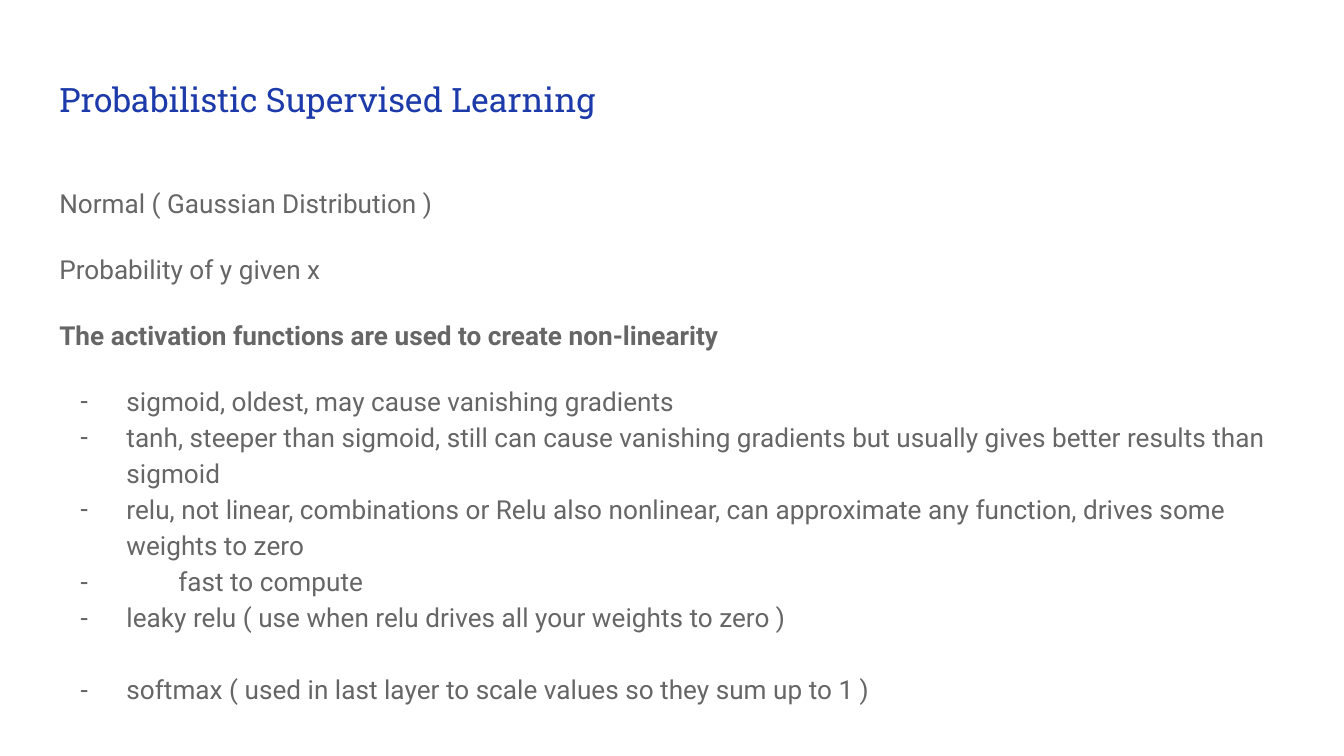
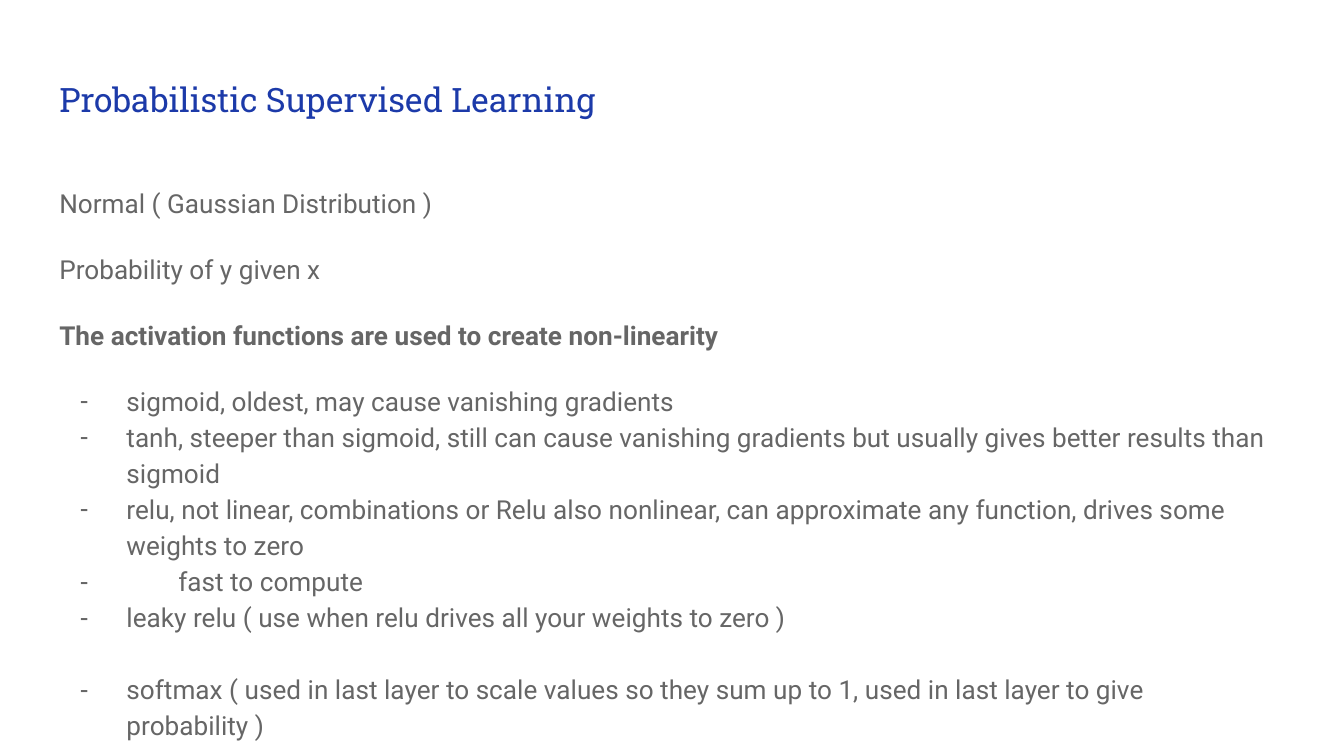
Before and after one commit to timestocome/DeepLearning-Talks, a slide deck: slide 36 of NeuralNets (under the hood)/Neural Network Math.pptx (slide 35 before the commit). Drawn at 1344x756 pixels with LibreOffice and Linux fonts; fonts in the diff are those of the drawing. Boxes give left, top, right and bottom in pixels: in the first picture for what was removed or moved away, otherwise in the second. Text is boxed around its words. In the diff, an @@ line names an element or a change of style, - is before the commit and + after.

```diff
--- a/NeuralNets (under the hood)/Neural Network Math.pptx
+++ b/NeuralNets (under the hood)/Neural Network Math.pptx
@@ text at <box>126,679,1143,741</box>: text changed @@
-– softmax ( used in last layer to scale values so they sum up to 1 )
+– softmax ( used in last layer to scale values so they sum up to 1, used in last layer to give probability )
```
Also in this commit, not shown: 4 other slides changed, 1 slide added, 1 other file.
